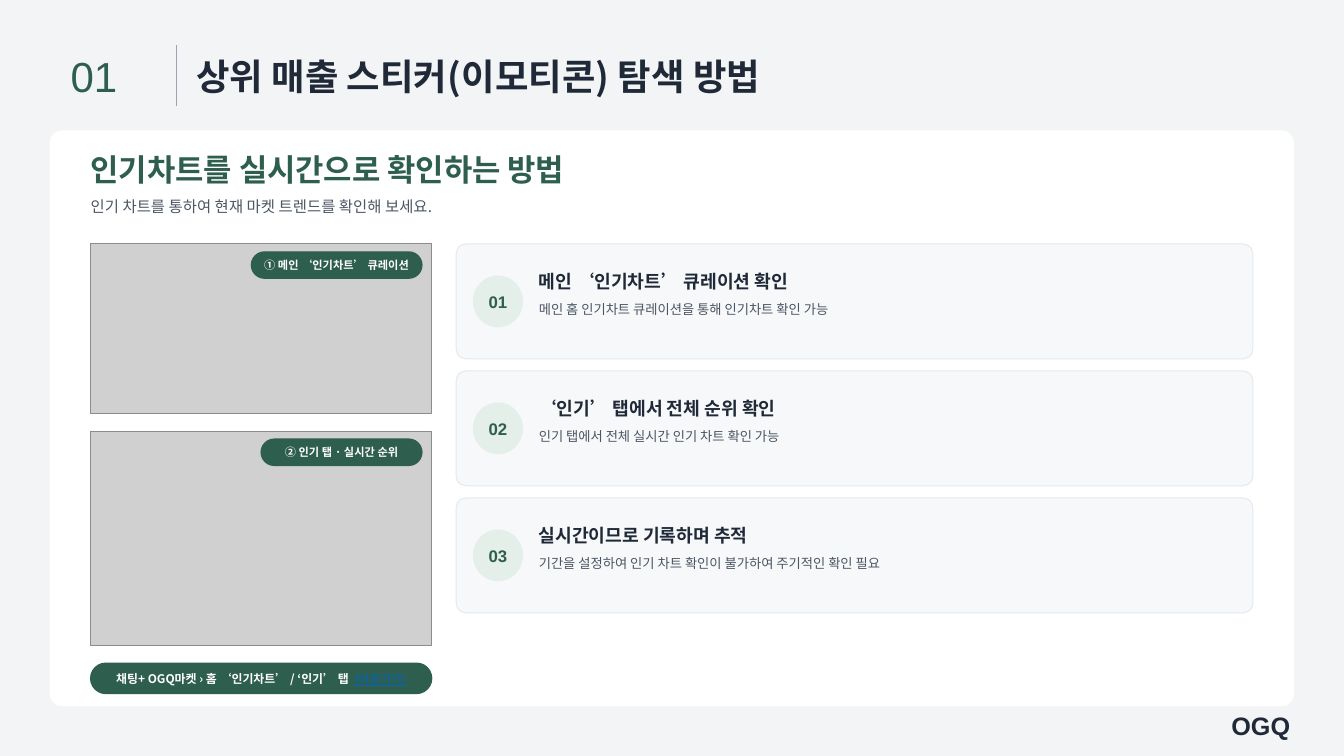
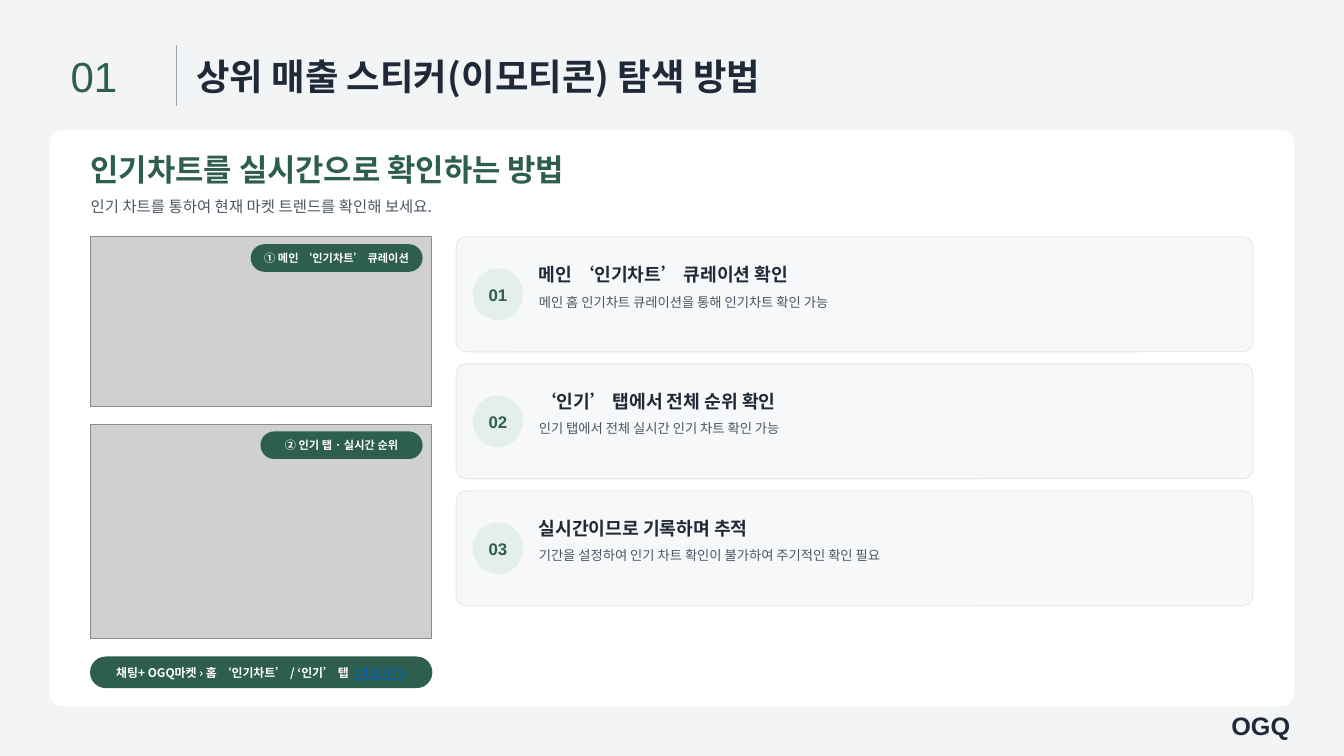
Before and after one commit to loveet3-hue/ogq-banner-generator, a slide deck: slide 26 of playbook/template_v2.pptx. Drawn at 1344x756 pixels with LibreOffice and Linux fonts; fonts in the diff are those of the drawing; grey boxes stand for pictures. Boxes give left, top, right and bottom in pixels: in the first picture for what was removed or moved away, otherwise in the second. Text is boxed around its words. In the diff, an @@ line names an element or a change of style, - is before the commit and + after.

```diff
--- a/playbook/template_v2.pptx
+++ b/playbook/template_v2.pptx
@@ 11 texts, 6 rounded rectangles, 3 ellipses, 1 picture: place and size @@
-11 texts, 6 rounded rectangles, 3 ellipses, 1 picture at bbox=[91, 244, 1253, 694]
+11 texts, 6 rounded rectangles, 3 ellipses, 1 picture at bbox=[91, 237, 1253, 688]
@@ picture: place and size @@
-picture at bbox=[91, 432, 432, 646]
+picture at bbox=[91, 424, 432, 639]
@@ text "기간을 설정하여 인기 차트 확인이 ...": place and size @@
-text "기간을 설정하여 인기 차트 확인이 ..." at bbox=[539, 557, 880, 569]
+text "기간을 설정하여 인기 차트 확인이 ..." at bbox=[539, 549, 880, 561]
```
Also in this commit, not shown: 29 other slides changed, 4 other files.
